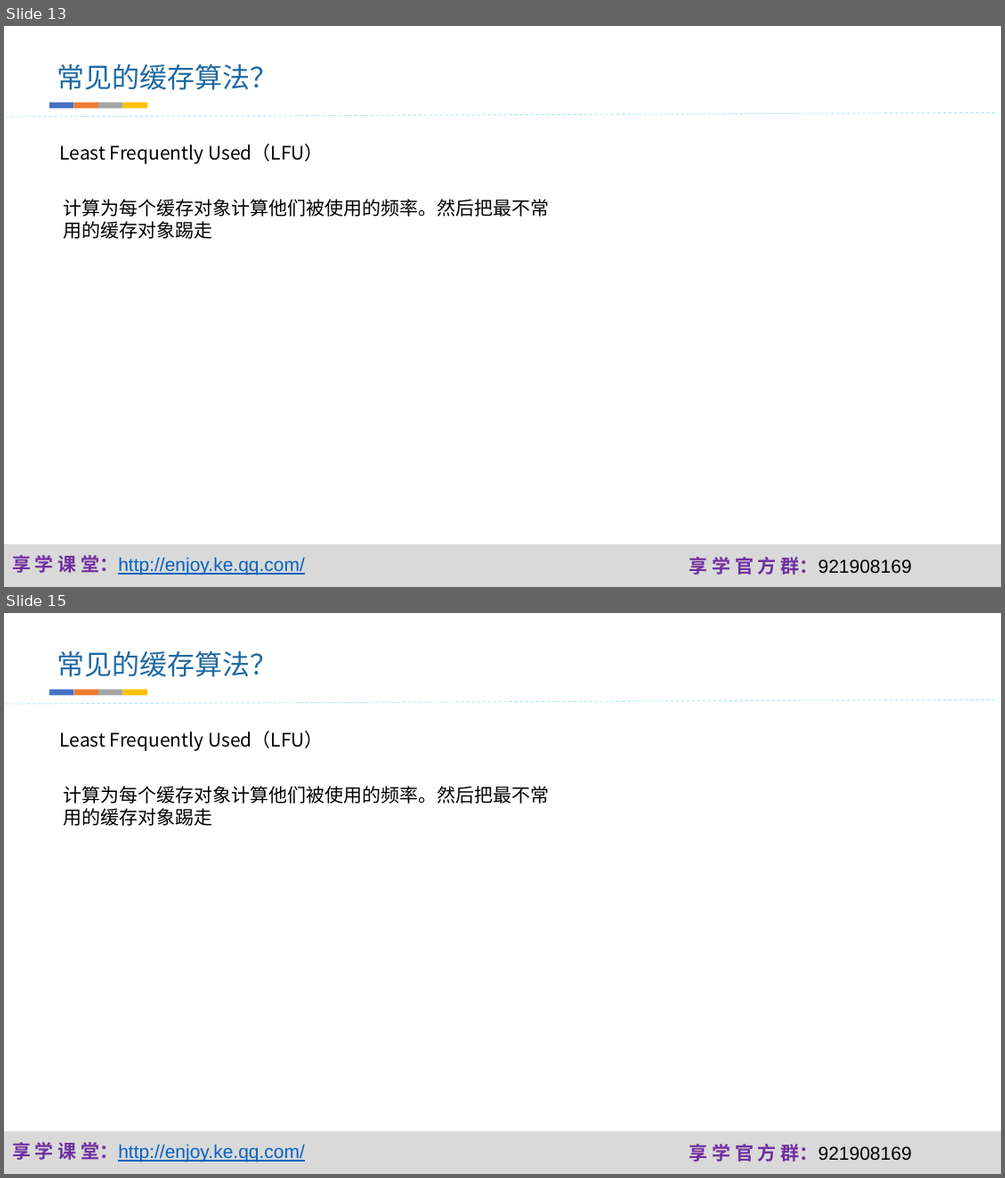
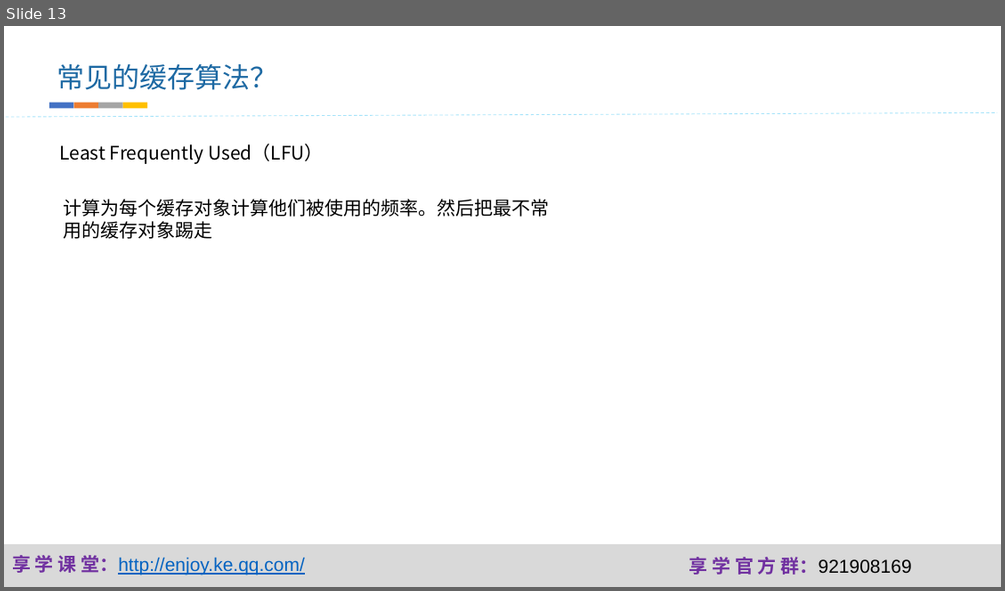
Before and after one commit to fanzhangvip/xiangxue, a slide deck: pre/缓存.pptx. Shown one above the other, each under a label of ours: slides 13 and 15 before the commit, slide 13 after it; the slides between them are not shown. The pictures are 1005x1178 and 1005x591 pixels, drawn with LibreOffice and Linux fonts; fonts in the diff are those of the drawing; background and template pictures are left out. Boxes give left, top, right and bottom in pixels: in the first picture for what was removed or moved away, otherwise in the second. Text is boxed around its words. In the diff, an @@ line names an element or a change of style, - is before the commit and + after.

```diff
--- a/pre/缓存.pptx
+++ b/pre/缓存.pptx
@@ slide 15 removed at (x1=4, y1=613, x2=1001, y2=1174), background #FFFFFF; not listed: 3 template elements that a slide beside it also shows @@
@@ text removed at (x1=57, y1=651, x2=277, y2=677) @@
-常见的缓存算法？
@@ group removed at (x1=49, y1=690, x2=147, y2=695): 4 rectangles @@
@@ line removed from (4, 705) to (997, 699) @@
@@ text removed at (x1=60, y1=730, x2=324, y2=751) @@
-Least Frequently Used（LFU）
@@ text removed at (x1=63, y1=786, x2=549, y2=826) @@
-计算为每个缓存对象计算他们被使用的频率。然后把最不常用的缓存对象踢走
```
Also in this commit, not shown: 8 slides added, 6 other slides removed, 11 other files.
